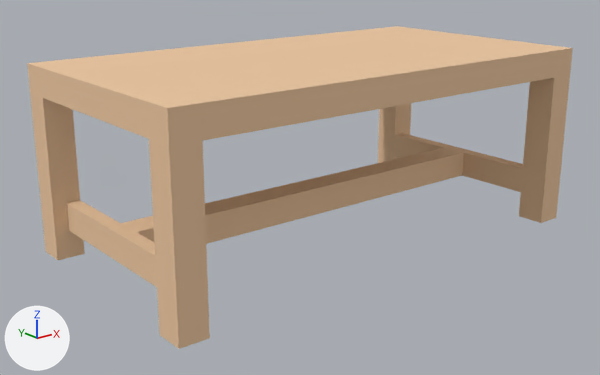
The glTF model example_game/world/props/table.prop/model.glb, before and after one commit.
The view is the same before and after, from a camera (50 mm lens) standing at (-1.834, -2.204, 1.053) and looking at (-0.069, 0.001, 0.171). Every picture has the same lights, and +X, +Y and +Z are marked at lower left. The picture after the commit comes second. Vertices at exactly the same position are counted once.

Objects in the first picture: 'model'.
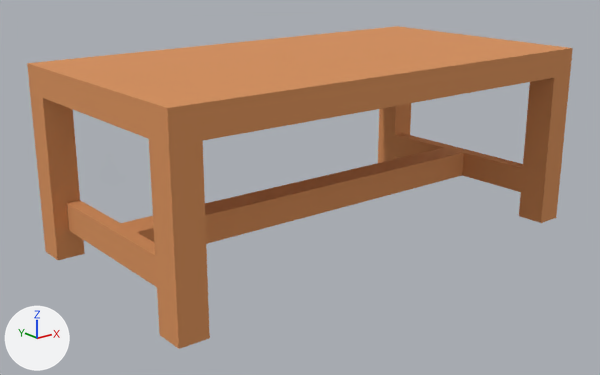
Boxes [x1, y1, x2, y2] around the edits, measured in the pictures (600 x 375 px):
part 1 of me_model, recoloured (beige to orange)
    both: [27, 26, 573, 349]

Edits to the bpy script that builds the scene:
```text
Change me_model:
    where me_model.from_pydata(...)  # 56 vertices, 110 faces; spans x -0.84..0.84, y -0.45..0.45, z -0.02..0.63
    used by ob_model
    me_model part 1: 110 faces centred in x -0.84..0.84, y -0.45..0.45, z -0.02..0.63 are repainted in the vertex colours; the middle colour goes from beige #edc7a0 to orange #d9915a
```
